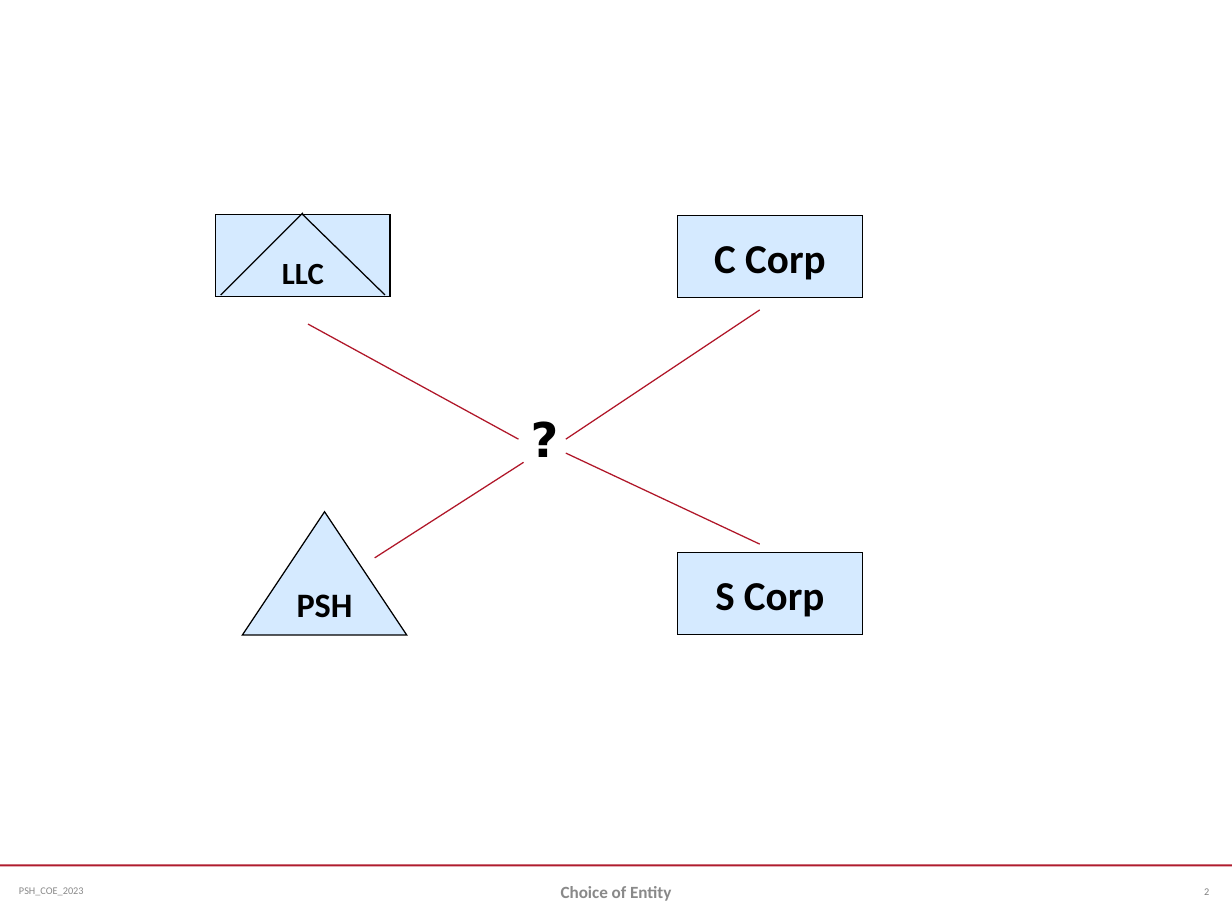
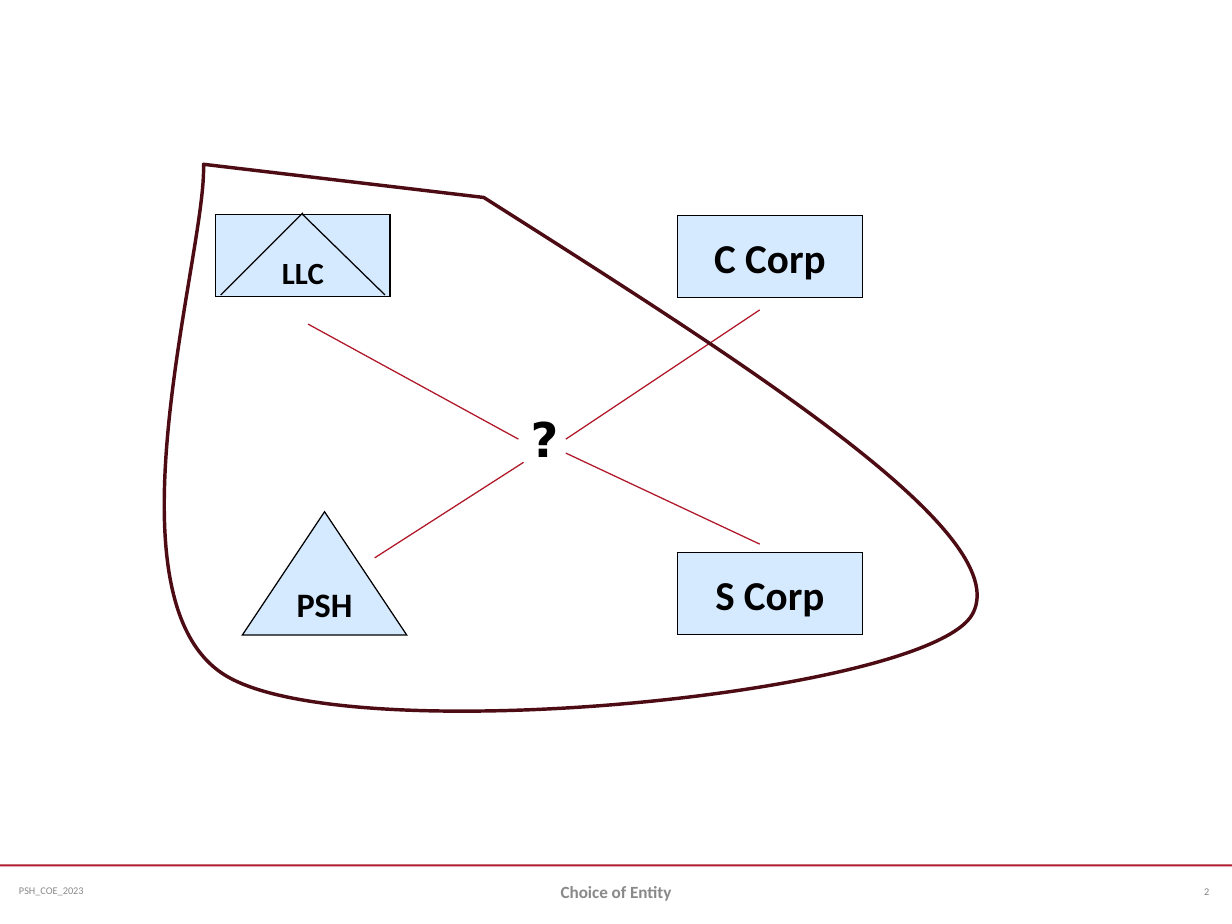
Before and after one commit to jmc877/Partnership-Tax, a slide deck: slide 2 of slides/PSH_COEntity_2023.pptx. Drawn at 1232x924 pixels with LibreOffice and Linux fonts; fonts in the diff are those of the drawing. Boxes give left, top, right and bottom in pixels: in the first picture for what was removed or moved away, otherwise in the second. Text is boxed around its words. In the diff, an @@ line names an element or a change of style, - is before the commit and + after.

```diff
--- a/slides/PSH_COEntity_2023.pptx
+++ b/slides/PSH_COEntity_2023.pptx
@@ freeform shape added at (164,164,977,711), outline #4D0C14 2 pt @@
```
Also in this commit, not shown: 1 other slide changed, 3 slides added, 2 other files.
